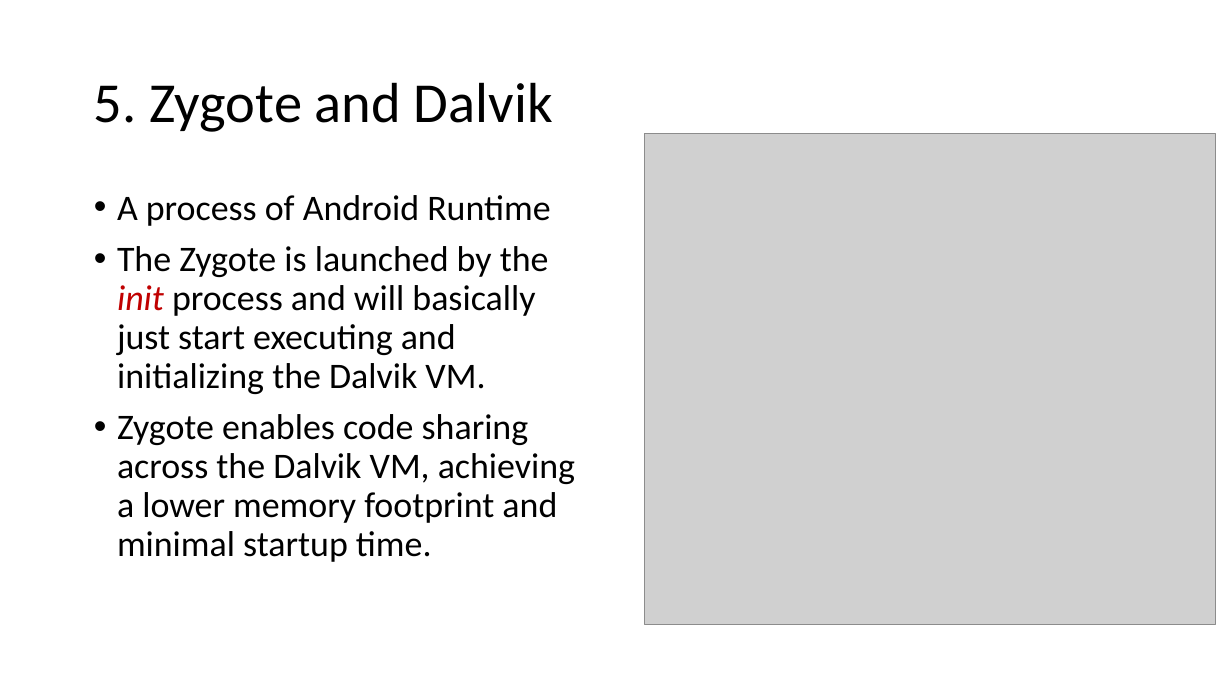
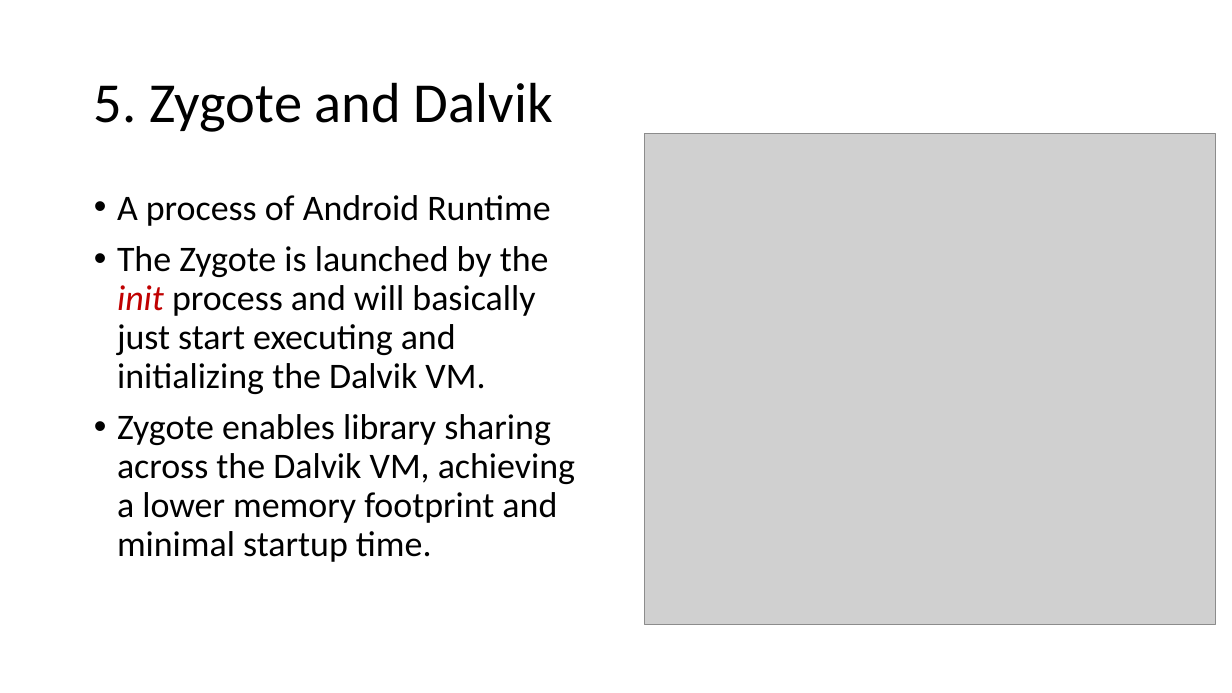
Before and after one commit to frankwxu/digital-forensics-lab, a slide deck: slide 28 of Andriod10/0_Intro_Pixel3_Andriod10.pptx. Drawn at 1232x693 pixels with LibreOffice and Linux fonts; fonts in the diff are those of the drawing; grey boxes stand for pictures; background and template pictures are left out. Boxes give left, top, right and bottom in pixels: in the first picture for what was removed or moved away, otherwise in the second. Text is boxed around its words. In the diff, an @@ line names an element or a change of style, - is before the commit and + after.

```diff
--- a/Andriod10/0_Intro_Pixel3_Andriod10.pptx
+++ b/Andriod10/0_Intro_Pixel3_Andriod10.pptx
@@ text at box(117, 414, 575, 562): text changed @@
-• Zygote enables code sharing across the Dalvik VM, achieving a lower memory footprint and minimal startup time.
+• Zygote enables library sharing across the Dalvik VM, achieving a lower memory footprint and minimal startup time.
```
Also in this commit, not shown: 1 other slide changed, 1 other file.
